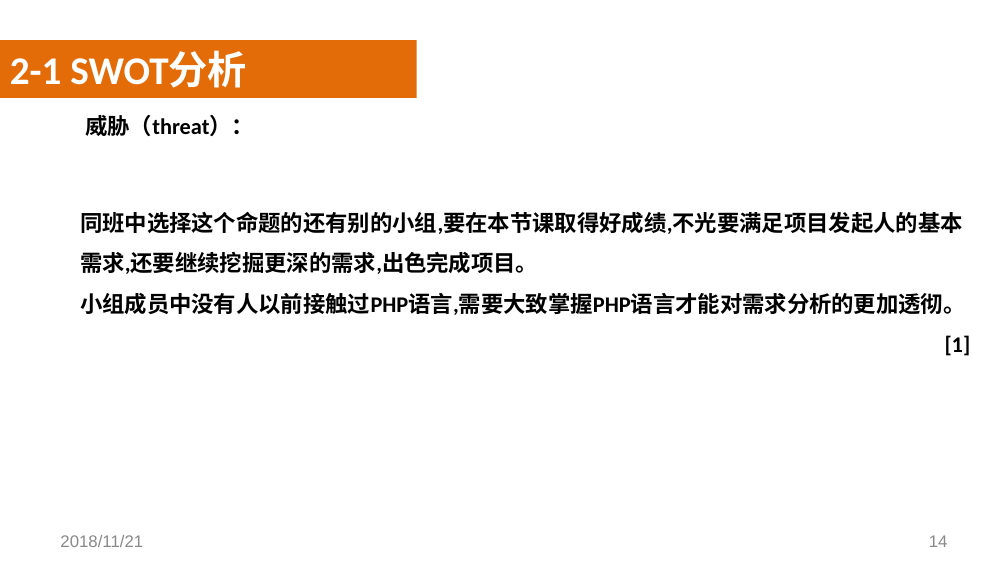
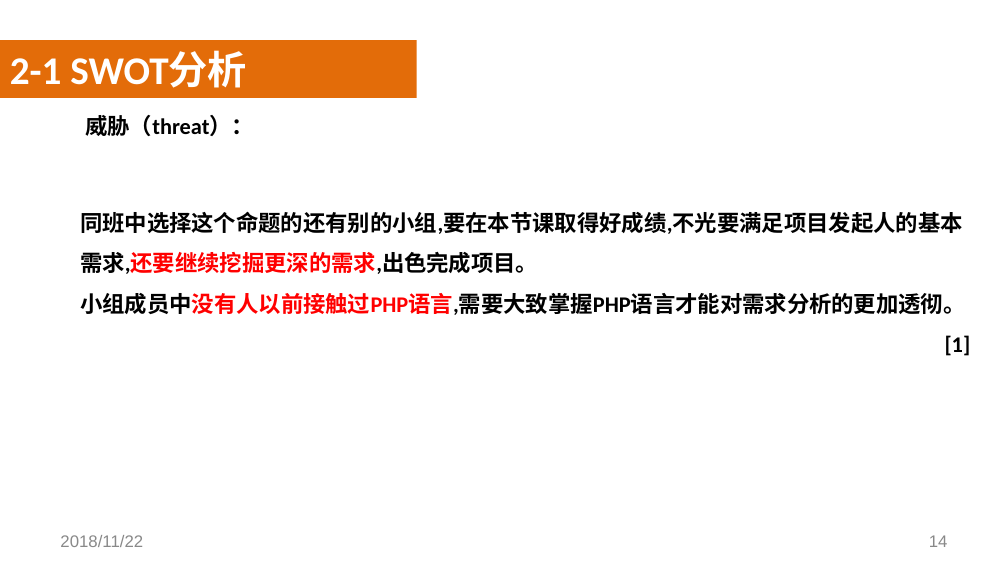
Before and after one commit to SoftwareRequirtmentsG02/Document, a slide deck: slide 14 of 案例教学系统/受控文档/分析设计/PPT/PRD2018-G02-需求工程PPT(III).pptx. Drawn at 1008x567 pixels with LibreOffice and Linux fonts; fonts in the diff are those of the drawing; background and template pictures are left out. Boxes give left, top, right and bottom in pixels: in the first picture for what was removed or moved away, otherwise in the second. Text is boxed around its words. In the diff, an @@ line names an element or a change of style, - is before the commit and + after.

```diff
--- a/案例教学系统/受控文档/分析设计/PPT/PRD2018-G02-需求工程PPT(III).pptx
+++ b/案例教学系统/受控文档/分析设计/PPT/PRD2018-G02-需求工程PPT(III).pptx
@@ text at [80, 211, 966, 315]: text colour #000000 to #FF0000 in "同班中选择这个命题的还有别的小组,要在本节课取得好成绩,不光要满足项目发起人的基本需求,还要继续挖掘更深的需求,出色完成 ...", "小组成员中没有人以前接触过PHP语言,需要大致掌握PHP语言才能对需求分析的更加透彻。" @@
@@ text at [60, 535, 143, 547]: text changed @@
-2018/11/21
+2018/11/22
```
Also in this commit, not shown: 60 other slides changed, 6 other files.
